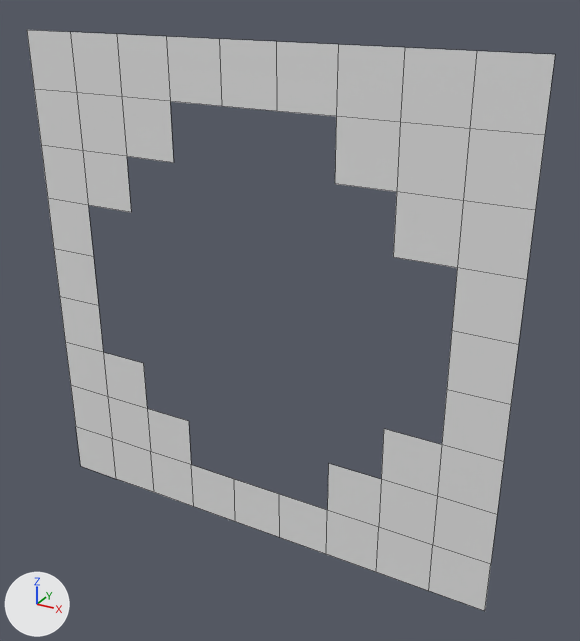
One commit to the OBJ model data/zodiacRing.obj: the scene before it, then after it.
Camera for both pictures: a 50 mm lens placed at (5.38, -10.25, 5.38), pointed at (0.45, -1.28, 0.9). Every picture has the same lights, and +X, +Y and +Z are marked at lower left. Mesh edges are drawn as thin lines. Where no turn or scale is listed for an object, it has been applied to the vertices.

In view in the first picture: 'zodiacRing'.
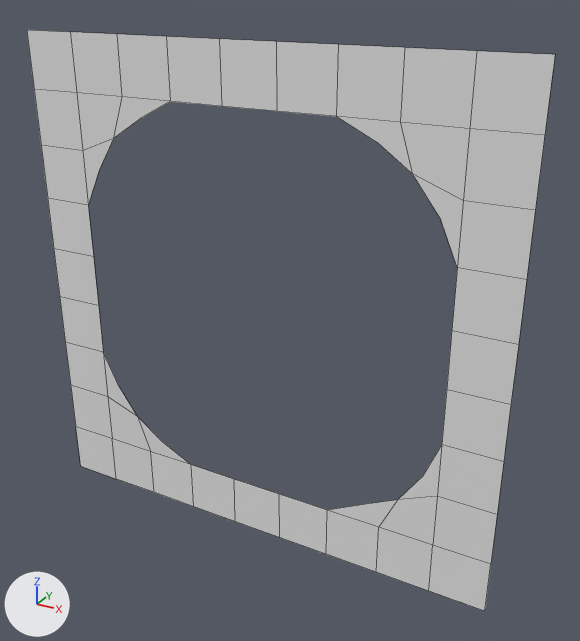
What differs and where, as boxes (x1, y1, x2, y2) in the pictures (580 x 641 px; the box of a moved part takes in the faces that stretch with it):
part 1 of me_zodiacring, moved or reshaped
    before: (335, 117, 470, 268)
    after: (338, 117, 470, 267)
part 2 of me_zodiacring, moved or reshaped
    before: (77, 93, 174, 212)
    after: (77, 93, 170, 204)
part 3 of me_zodiacring, moved or reshaped
    before: (327, 429, 442, 545)
    after: (329, 445, 442, 545)
part 4 of me_zodiacring, moved or reshaped
    before: (103, 352, 191, 465)
    after: (104, 355, 191, 465)

The change, as a list of edits to the scene's bpy script:
```text
Change me_zodiacring:
    where me_zodiacring.from_pydata(...)  # 76 vertices, 44 faces; spans x -3.63..3.63, y -1.53, z -2.67..4.58
    used by ob_zodiacring; location = (0.0, 0.0, 0.0)
    me_zodiacring part 1
    me_zodiacring.vertices[32].co: (2.01, -1.53, 2.97) -> (2.19, -1.53, 3.21)  # pixel (396, 191) -> pixel (412, 173)
    me_zodiacring.vertices[33].co: (1.21, -1.53, 2.97) -> (1.75, -1.53, 3.52)  # pixel (334, 183) -> pixel (377, 142)
    me_zodiacring.vertices[40].co: (2.01, -1.53, 2.16) -> (2.58, -1.53, 2.71)  # pixel (393, 257) -> pixel (440, 219)
    me_zodiacring part 2
    me_zodiacring.vertices[34].co: (-1.21, -1.53, 2.97) -> (-1.71, -1.53, 3.52)  # pixel (173, 162) -> pixel (140, 118)
    me_zodiacring.vertices[35].co: (-2.01, -1.53, 2.97) -> (-2.22, -1.53, 3.2)  # pixel (126, 156) -> pixel (113, 138)
    me_zodiacring.vertices[41].co: (-2.01, -1.53, 2.16) -> (-2.54, -1.53, 2.72)  # pixel (131, 212) -> pixel (99, 170)
    me_zodiacring part 3
    me_zodiacring.vertices[54].co: (2.01, -1.53, -0.25) -> (2.6, -1.53, -0.81)  # pixel (383, 428) -> pixel (422, 476)
    me_zodiacring.vertices[60].co: (2.01, -1.53, -1.06) -> (2.28, -1.54, -1.3)  # pixel (381, 479) -> pixel (397, 499)
    me_zodiacring.vertices[61].co: (1.21, -1.53, -1.06) -> (1.78, -1.46, -1.6)  # pixel (328, 463) -> pixel (365, 504)
    me_zodiacring part 4
    me_zodiacring.vertices[55].co: (-2.01, -1.53, -0.25) -> (-2.56, -1.53, -0.81)  # pixel (143, 363) -> pixel (119, 386)
    me_zodiacring.vertices[62].co: (-1.21, -1.53, -1.06) -> (-1.76, -1.53, -1.6)  # pixel (188, 421) -> pixel (162, 441)
    me_zodiacring.vertices[63].co: (-2.01, -1.53, -1.06) -> (-2.24, -1.53, -1.26)  # pixel (147, 408) -> pixel (137, 416)
```
